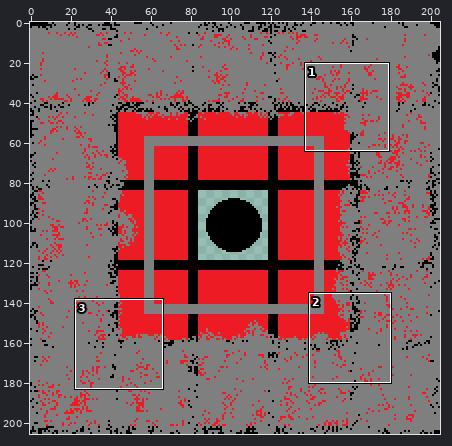
Two versions of one sprite sheet, images/cards/superweapon_1.png. Above: a wide view before the commit, with the close-up outlined.
Close-up. As it was:
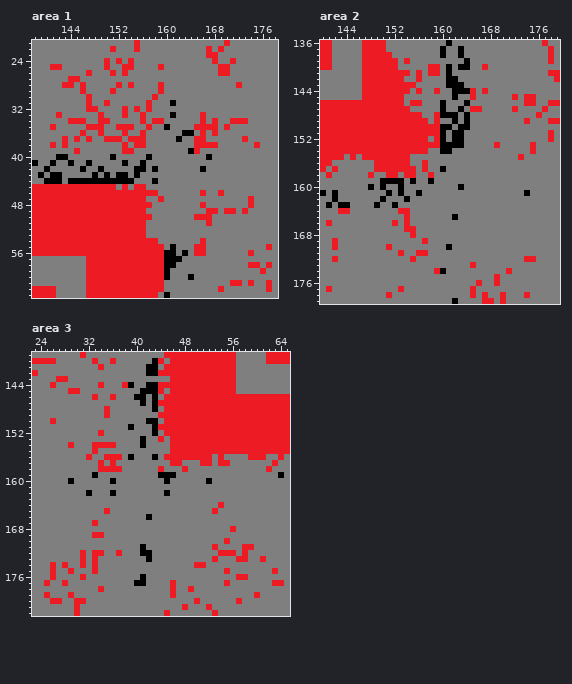
The file is 205x206 pixels. Shown: area 1: x 138..178, y 21..63; area 2: x 140..179, y 136..179; area 3: x 23..65, y 139..182. The commit also changed other parts of the picture, which this record leaves out.
Once edited:
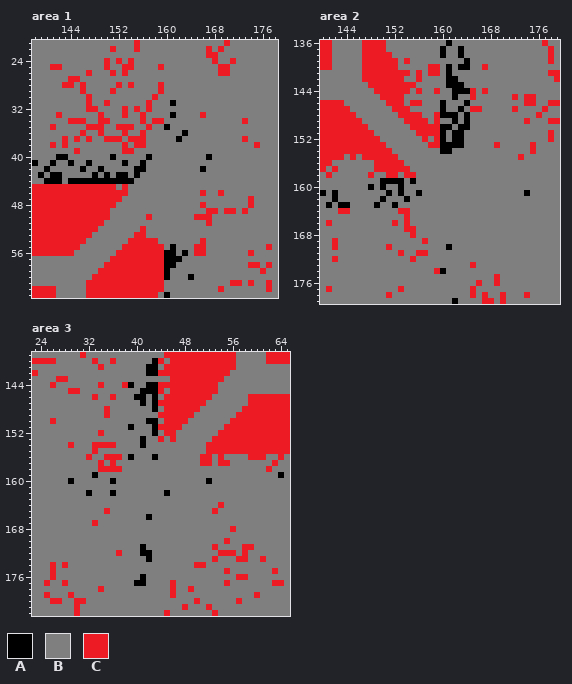
Palette (. is transparent): A #000000  B #7f7f7f  C #ed1c24
Diff:
--- area 1
@@ x 170..174 @@
 27 BBBBB
-28 BBCBB
+28 BBBBB
 29 BBBBB
@@ x 138..178 @@
 33 BBBBCBBBBBBCBBBCBBCBBBBABBBBCBBBBBBBBBBBB
-34 BBBBBBCCCBBCCBBBBBCBCCBBBBBBCBCBBCCCBBBBB
-35 BBBCBBBBBCCCBBCCCBBCBBABBBBCCCCBCBBBBBBBB
-36 BBBBBBBBCBBCBBBCBBCBBBBBBAABCBCBBBBBBBBBB
-37 BBBBBCBCBCBBCCCBCCCBBBBBABBCCBBBBBBCBBBBB
-38 BBBCBCBBBBBBBBBCBCCBBBBBBBBCCCCBBBBBBCBBB
-39 BBBBBBBCBBBBBBBCCBBBBBBBBBACBBBBBBBBBBBBB
+34 BBBBBBCCCBBCCBBBBBCBCCBBBBBBBBBBBBBCBBBBB
+35 BBBCBBBBBCCCBBCCCBBCBBABBBBBBBBBBBBBBBBBB
+36 BBBBBBBBCBBCBBBCBBCBBBBBBABBBBBBBBBBBBBBB
+37 BBBBBCBCBCBBCCCBCCCBBBBBABBBBBBBBBBCBBBBB
+38 BBBCBCBBBBBBBBBCBCCBBBBBBBBBBBBBBBBBBCBBB
+39 BBBBBBBCBBBBBBBCCBBBBBBBBBBBBBBBBBBBBBBBB
 40 BBBBAABBBBBBBABBBBBABBBBBBBBBABBBBBBBBBBB
 41 ABBABBABBABBBBBABBABBBBBBBBBBBBBBBBBBBBBB
-42 BBABBBBBABBABBBBBAABABBBBBBBABBBBBBBBBBBB
+42 BBABBBBBABBABBBBBAABBBBBBBBBABBBBBBBBBBBB
 43 BABAABBBBBABABAABABBBBBBBBBBBBBBBBBBBBBBB
-44 BBAAABAAAAAAAAAAABBBABBBBBBBBBBBBBBBBBBBB
-45 CCCCCCCCCCCCCCBCBCCBBBBBBBBBBBBBBBBBBBBBB
-46 CCCCCCCCCCCCCCCCCCCCCBBBBBBBCBBCBBBBBBBBB
-47 CCCCCCCCCCCCCCCCCCCBBCBBBBBBBBBBBBBBCBBBB
-48 CCCCCCCCCCCCCCCCCCCCBBBBBBBBCBBBBBBBCBBBB
-49 CCCCCCCCCCCCCCCCCCCBBBBBBBBBBCCBCCBCBBBBB
-50 CCCCCCCCCCCCCCCCCCCCBBBBBBBCCCBBBBBBBBBBB
-51 CCCCCCCCCCCCCCCCCCCBBBBBBBBBBCBBBBBBBBBBB
-52 CCCCCCCCCCCCCCCCCCCBBBBBBBBBBBBBBBBBBBBBB
-53 CCCCCCCCCCCCCCCCCCCBBBBBBBBBBBBBBBBBBBBBB
-54 CCCCCCCCCCCCCCCCCCCCCBBBBBBBCBBBBBBBBBBBB
-55 CCCCCCCCCCCCCCCCCCCCCCBABBBCCBBBBBBBBBBCB
-56 CCCCCCCCCCCCCCCCCCCCCCAABABCCBBBBBBBCBBBB
-57 BBBBBBBBBCCCCCCCCCCCCCAAABBBBBBBBBBBBBBBB
-58 BBBBBBBBBCCCCCCCCCCCCCAABBBBBBBBBBBBCCBCB
-59 BBBBBBBBBCCCCCCCCCCCCCABBBBBBBBBBBBBBBCBB
-60 BBBBBBBBBCCCCCCCCCCCCCABBBABBBBBBBBBBBBBB
+44 BBAAABAAAAAAAAAAABBBBBBBBBBBBBBBBBBBBBBBB
+45 CCCCCCCCCCCCCCBCBBBBBBBBBBBBBBBBBBBBBBBBB
+46 CCCCCCCCCCCCCCCCBBBBBBBBBBBBCBBCBBBBBBBBB
+47 CCCCCCCCCCCCCCCBBBBBBBBBBBBBBBBBBBBBCBBBB
+48 CCCCCCCCCCCCCCBBBBBBBBBBBBBBCBBBBBBBCBBBB
+49 CCCCCCCCCCCCCBBBBBBBBBBBBBBBBCCBCCBCBBBBB
+50 CCCCCCCCCCCCCBBBBBBCBBBBBBBCCCBBBBBBBBBBB
+51 CCCCCCCCCCCCBBBBBBBBBBBBBBBBBCBBBBBBBBBBB
+52 CCCCCCCCCCCBBBBBBBCBBBBBBBBBBBBBBBBBBBBBB
+53 CCCCCCCCCCBBBBBBBCCBBBBBBBBBBBBBBBBBBBBBB
+54 CCCCCCCCCBBBBBBBCCCCCBBBBBBBCBBBBBBBBBBBB
+55 CCCCCCCCBBBBBBBCCCCCCCBABBBCCBBBBBBBBBBCB
+56 CCCCCCCBBBBBBBCCCCCCCCAABABCCBBBBBBBCBBBB
+57 BBBBBBBBBBBBBCCCCCCCCCAAABBBBBBBBBBBBBBBB
+58 BBBBBBBBBBBBCCCCCCCCCCAABBBBBBBBBBBBCCBCB
+59 BBBBBBBBBBBCCCCCCCCCCCABBBBBBBBBBBBBBBCBB
+60 BBBBBBBBBBCCCCCCCCCCCCABBBABBBBBBBBBBBBBB
 61 BBBBBBBBBCCCCCCCCCCCCCBBBBBBBBBBBCCBCBBCB
--- area 2
@@ x 142..165 @@
 142 BBBBBCCCCCCCBBCBBBBAABBB
-143 BBBBBCCCCCCCCCBBBBBAAABB
-144 BBBBBCCCCCCCCBCBBCBBAAAC
-145 BBBBBCCCCCCCBBBBBBBBABBC
-146 CCCCCCCCCCCCBCCBBBABBBAB
-147 CCCCCCCCCCCCCBBBBBABBABC
-148 CCCCCCCCCCCCCCCBBCAAABAB
-149 CCCCCCCCCCCCCCCCBCBBABAB
-150 CCCCCCCCCCCCCCCCCCAABAAB
-151 CCCCCCCCCCCCCCCCCCABAABB
-152 CCCCCCCCCCCCCCCCBCABAABB
-153 CCCCCCCCCCCCCCCCCCAAAABB
-154 CCCCCCCCCCCCCCCCBBAABBBB
-155 CCBCBCCCCCCCCBBBBBBBBBBB
-156 BBBBBBBCCCCCCBBCBBBBBBBB
-157 CBBBBBBCCCCCCCBCBBABBBBB
-158 BBBBBBCBBCCBCCBBCBBBBBBB
-159 BBBBBBBBAAAABABBABBBBBBB
-160 BBBBBBABABBABBBBBBBBBABB
+143 BBBBBBCCCCCCCCBBBBBAAABB
+144 BBBBBBBCCCCCCBCBBCBBAAAC
+145 BBBBBBBBCCCCBBBBBBBBABBC
+146 CCBBBBBBBCCCBCCBBBABBBAB
+147 CCCBBBBBBBCCCBBBBBABBABC
+148 CCCCBBBBBBBCCCCBBCAAABAB
+149 CCCCCBBBBBBBCCCCBCBBABAB
+150 CCCCCCBBBBBBBCCCCCAABAAB
+151 CCCCCCCBBBBBBBCCCCABAABB
+152 CCCCCCCCBBBBBBBCBCABAABB
+153 CCCCCCCCCBBBBBBBCCAAAABB
+154 CCCCCCCCCCBBBBBBBBAABBBB
+155 CCBCBCCCCCCBBBBBBBBBBBBB
+156 BBBBBBBCCCCCBBBBBBBBBBBB
+157 CBBBBBBCCCCCCBBBBBBBBBBB
+158 BBBBBBCBBCCBCCBBBBBBBBBB
+159 BBBBBBBBAAAABABBBBBBBBBB
+160 BBBBBBABABBABBBBBBBBBBBB
 161 ABBBBBBBBABABBABBBBBBBBB
@@ x 160..164 @@
 164 BBBBB
-165 BBABB
+165 BBBBB
 166 BBBBB
@@ x 169..177 @@
 171 BBBBBBBBB
-172 BBBBBCCBB
+172 BBBBBBBBB
 173 BBBBBBBBB
-174 BBCBBBBBB
+174 BBBBBBBBB
 175 CBBBBBBBB
--- area 3
@@ x 42..60 @@
 141 AABCCCCCCCCCCCCBBBB
-142 AACCCCCCCCCCCCCBBBB
-143 BBBBCCCCCCCCCCCBBBB
-144 AACCCCCCCCCCCCCBBBB
-145 AACBCCCCCCCCCCCBBBB
-146 BABCCCCCCCCCCCCCCCC
-147 BACCCCCCCCCCCCCCCCC
-148 BABCCCCCCCCCCCCCCCC
-149 BBCCCCCCCCCCCCCCCCC
-150 AABCCCCCCCCCCCCCCCC
-151 BACCCCCCCCCCCCCCCCC
-152 BABCCCCCCCCCCCCCCCC
-153 BBCBCCCCCCCCCCCCCCC
-154 BBBBCCCCCCCCCCCCCCC
-155 BBBBCCCCCCCCCCCCCCC
-156 BABCCCCCCCCBCBBBBCC
-157 BBBBCCBBBCCBCCBBBBB
-158 BBCBBBCBBBBBBBBBBBB
-159 BBAAABBBBBBBBBBBBBB
-160 BBBABBBBBBABBBBBBBB
+142 AACCCCCCCCCCCCBBBBB
+143 BBBBCCCCCCCCCBBBBBB
+144 AACCCCCCCCCCBBBBBBB
+145 AACBCCCCCCCCBBBBBBB
+146 BABCCCCCCCCBBBBBBCC
+147 BACCCCCCCCBBBBBBBCC
+148 BABCCCCCCBBBBBBBCCC
+149 BBCCCCCCBBBBBBBCCCC
+150 AABCCCCBBBBBBBCCCCC
+151 BACCCCBBBBBBBCCCCCC
+152 BABCCBBBBBBBCCCCCCC
+153 BBCBCBBBBBBCCCCCCCC
+154 BBBBBBBBBBCCCCCCCCC
+155 BBBBBBBBBBCCCCCCCCC
+156 BABBBBBBBCCBCBBBBCC
+157 BBBBBBBBBCCBCCBBBBB
+158 BBBBBBBBBBBBBBBBBBB
+159 BBBBBBBBBBBBBBBBBBB
+160 BBBBBBBBBBABBBBBBBB
 161 BBBBBBBBBBBBBBBBBBB
@@ x 27..36 @@
 168 BBBBBBBBBB
-169 BBBBBBCCBB
+169 BBBBBBBBBB
 170 BBBBBBBBBB
 171 BBBBBBBBBB
-172 BBBBCBCCBB
-173 BBBBCBCBBB
-174 BCBBCBCBBB
-175 BBCBBBCBBB
-176 BBBBCBBBBB
+172 BBBBBBBBBB
+173 BBBBBBBBBB
+174 BCBBBBBBBB
+175 BBBBBBBBBB
+176 BBBBBBBBBB
 177 BCBBBBBBBB
